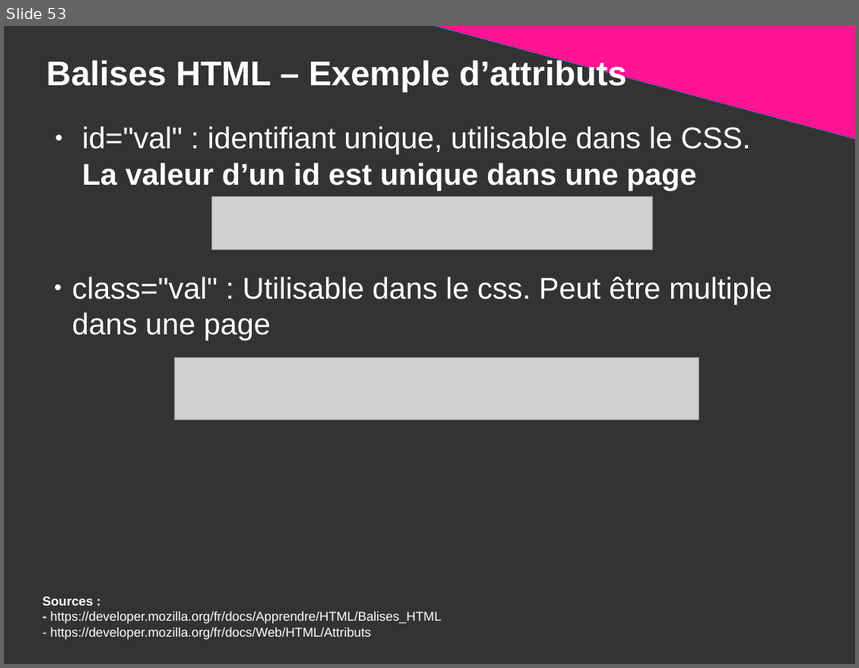
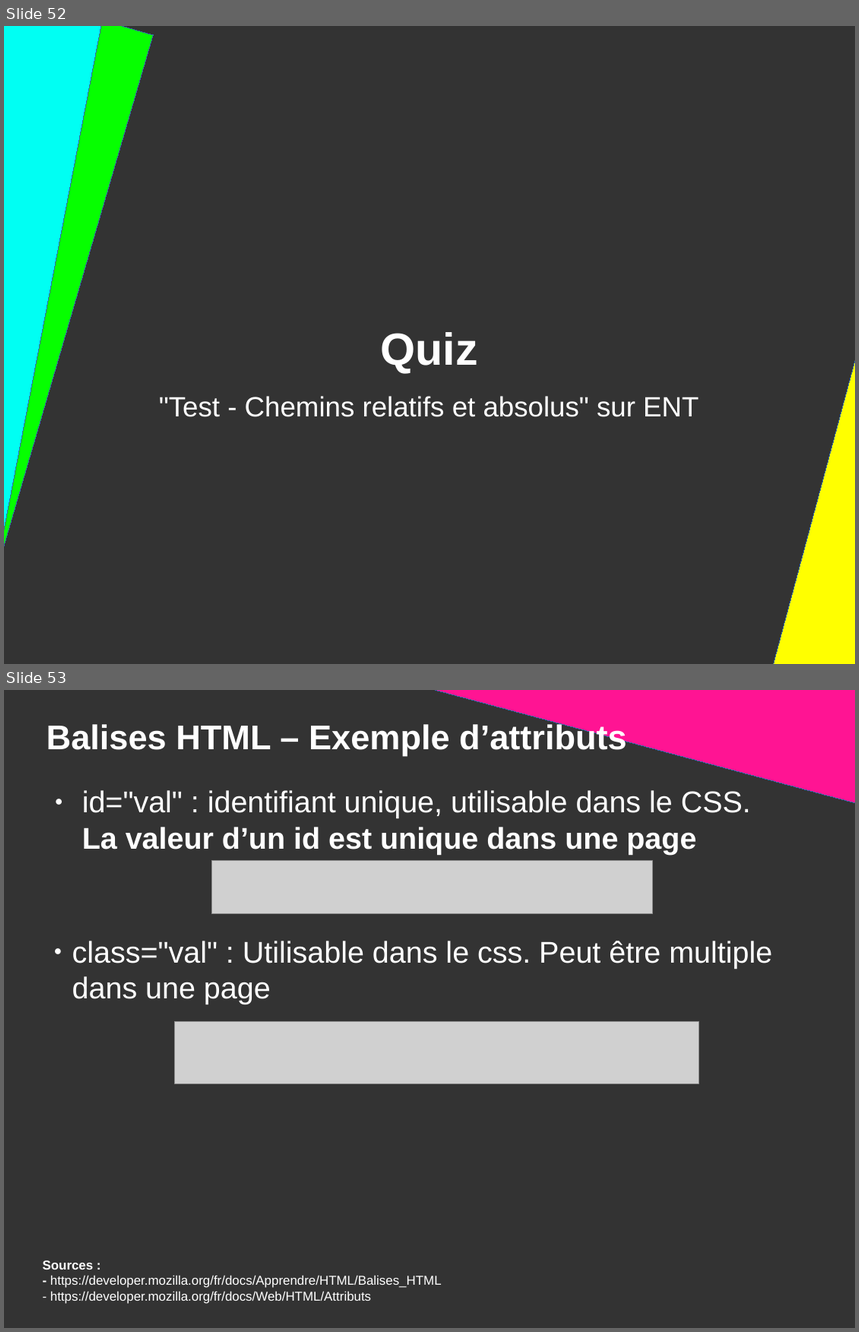
Before and after one commit to DanYellow/presentations, a slide deck: mmi/html/travaux-pratiques/numero-1/presentation.odp. Shown one above the other, each under a label of ours: slide 53 before the commit, slides 52 and 53 after it. The pictures are 859x668 and 859x1332 pixels, drawn with LibreOffice and Linux fonts; fonts in the diff are those of the drawing; grey boxes stand for pictures. Boxes give left, top, right and bottom in pixels: in the first picture for what was removed or moved away, otherwise in the second. Text is boxed around its words. In the diff, an @@ line names an element or a change of style, - is before the commit and + after.

```diff
--- a/mmi/html/travaux-pratiques/numero-1/presentation.odp
+++ b/mmi/html/travaux-pratiques/numero-1/presentation.odp
@@ slide 52 added at bbox=[4, 26, 855, 664], background #333333 @@
@@ rectangle added at bbox=[4, 26, 154, 553], fill #06FF00, outline #3465A4 0 pt @@
@@ rectangle added at bbox=[4, 26, 104, 552], fill #00FFF3, outline #3465A4 0 pt @@
@@ right triangle added at bbox=[766, 251, 855, 664], fill #FFFF00, outline #3465A4 0 pt @@
@@ title added at bbox=[381, 332, 478, 373], 42 pt, text #FFFFFF, bold @@
+Quiz
@@ title added at bbox=[159, 396, 699, 417], 26 pt, text #FFFFFF @@
+"Test - Chemins relatifs et absolus" sur ENT
```
Also in this commit, not shown: 42 slides changed, 1 other slide added, 1 slide removed, 5 other files.
